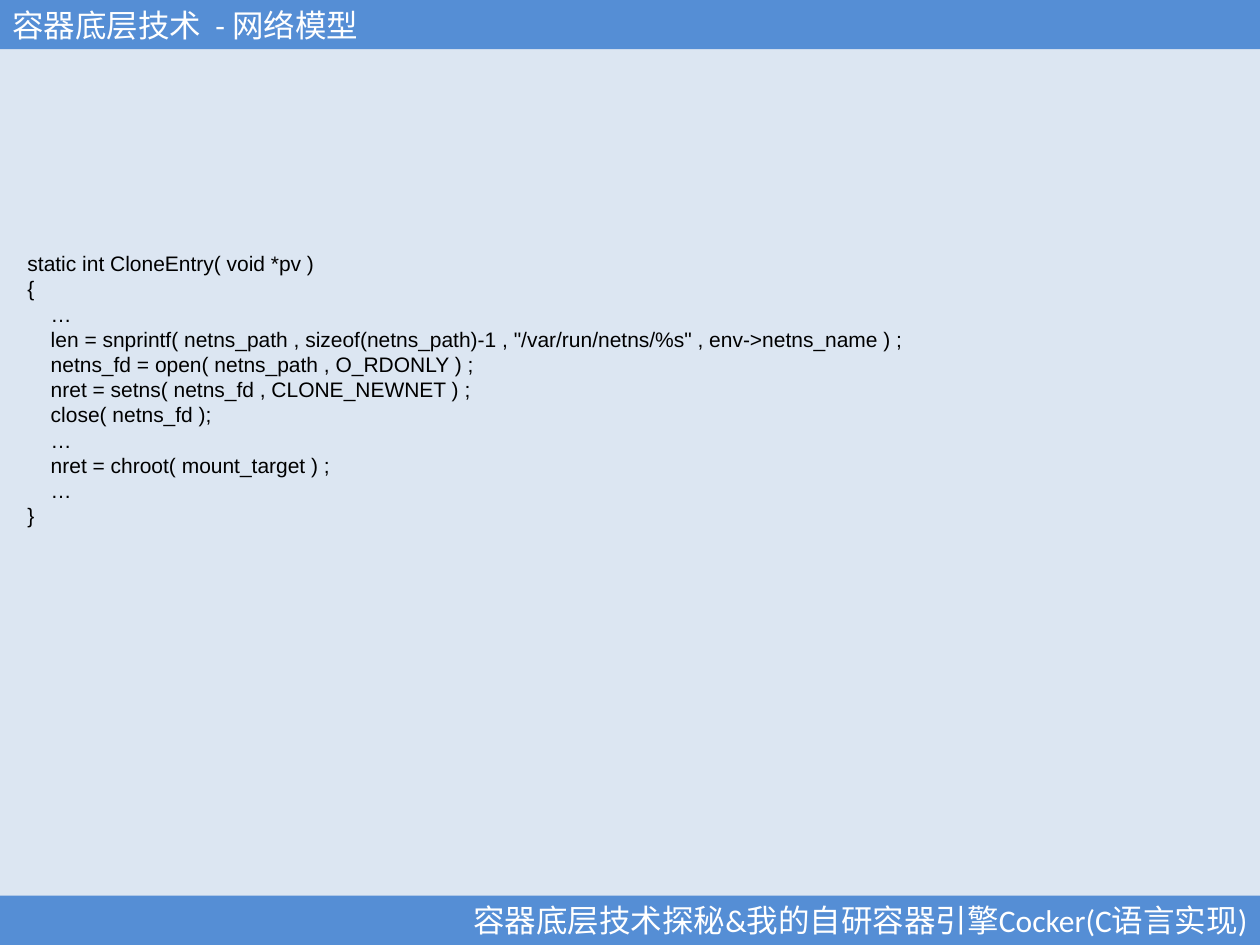
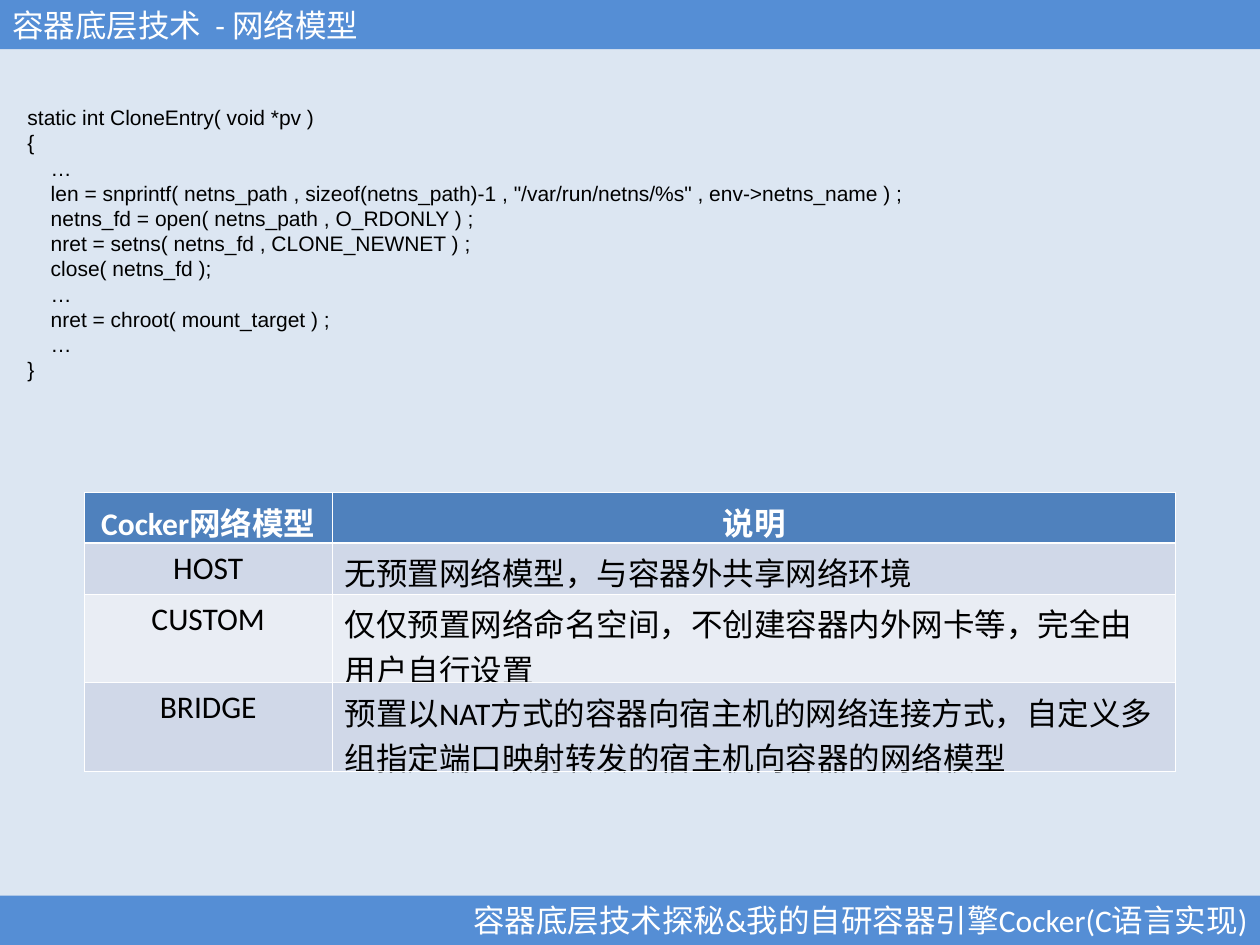
Before and after one commit to calvinwilliams/cocker, a slide deck: slide 21 of doc/container_coretech_and_cocker.ppt. Drawn at 1260x945 pixels with LibreOffice and Linux fonts; fonts in the diff are those of the drawing. Boxes give left, top, right and bottom in pixels: in the first picture for what was removed or moved away, otherwise in the second. Text is boxed around its words. In the diff, an @@ line names an element or a change of style, - is before the commit and + after.

```diff
--- a/doc/container_coretech_and_cocker.ppt
+++ b/doc/container_coretech_and_cocker.ppt
@@ text "static int CloneEntry( void *pv ...": place and size @@
-text "static int CloneEntry( void *pv ..." at [27,255,877,477]
+text "static int CloneEntry( void *pv ..." at [27,109,877,331]
@@ table added at [84,493,1176,777], 4 rows, 2 columns @@
+Cocker网络模型 | 说明
+HOST | 无预置网络模型，与容器外共享网络环境
+CUSTOM | 仅仅预置网络命名空间，不创建容器内外网卡等，完全由用户自行设置
+BRIDGE | 预置以NAT方式的容器向宿主机的网络连接方式，自定义多组指定端口映射转发的宿主机向容器的网络模型
```
Also in this commit, not shown: 1 other file.
